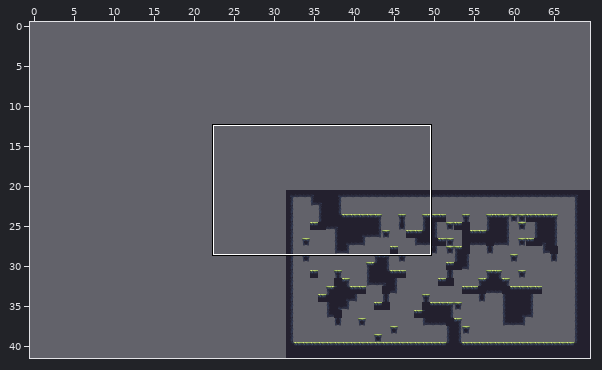
Two states of a Tiled map, Nez.Samples/Content/Platformer/randomMap2.tmx. The first picture is a wide view before the edit; the outline marks the close-up.
Close-up. As it was:
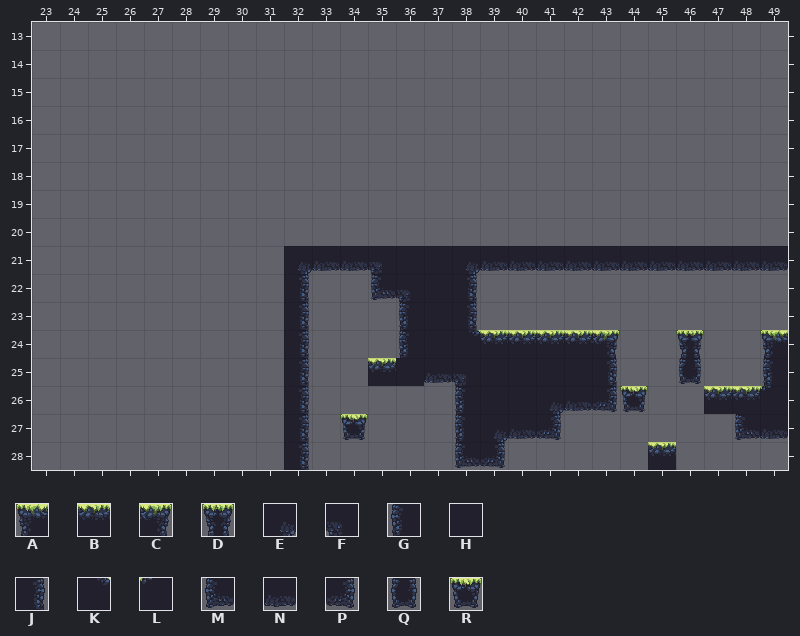
Cells are 32x32 px. Shown: x 23..49, y 13..28. The commit also changed other parts of the map, which this record leaves out. The old version is drawn lined up with the new one.
Key: from "forest_summer_tile_set": A 0, B 1, C 2, D 3, E 4, F 5, G 10, H 11, J 12, K 16, L 17, M 20, N 21, P 22, Q 23, R 33.
_ is an empty cell.
Layer "main" before, first column x 23:
13 ___________________________
14 ___________________________
15 ___________________________
16 ___________________________
17 ___________________________
18 ___________________________
19 ___________________________
20 ___________________________
21 _________ENNFHHENNNNNNNNNNN
22 _________J__MFHJ___________
23 _________J___GHJ___________
24 _________J___GHKBBBBC__D__A
25 _________J__BHNFHHHHJ__Q__G
26 _________J_____GHHENPR__BBL
27 _________J_R___GENP______MN
28 _________J_____MP_____B____
After the commit:
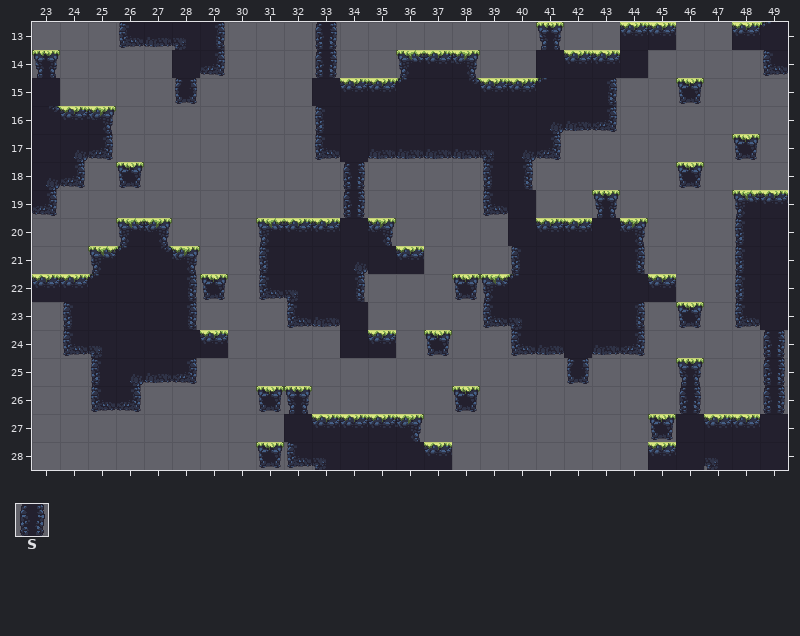
Further tiles: from "forest_summer_tile_set": S 13.
Changes in this commit:
map size 38x21 -> 70x42 cells (old content now starts at 32,21; both pictures use the new coordinates)
Layer "main":
y 13: x 26..29 ____ -> MNFJ; x 33 _ -> S; x 41 _ -> D; x 44..45 __ -> BB; x 48..49 __ -> BL
y 14: x 23 _ -> D; x 28..29 __ -> HP; x 33 _ -> S; x 36..38 ___ -> ABC; x 41..44 ____ -> HBBH; x 49 _ -> M
y 15: x 23 _ -> H; x 28 _ -> Q; x 33..43 ___________ -> HBBLHKBBLHJ; x 46 _ -> R
y 16: x 23..25 ___ -> KBC; x 33..43 ___________ -> GHHHHHHHENP
y 17: x 23..25 ___ -> HEP; x 33..41 _________ -> MHNNNNFEP; x 48 _ -> R
y 18: x 23..24 __ -> EP; x 26 _ -> R; x 34 _ -> S; x 39..40 __ -> GJ; x 46 _ -> R
y 19: x 23 _ -> P; x 34 _ -> S; x 39..40 __ -> MH; x 43 _ -> D; x 48..49 __ -> AB
y 20: x 26..27 __ -> AC; x 31..35 _____ -> ABBHC; x 40..44 _____ -> HBBHC; x 48..49 __ -> GH
y 21: x 25..28 ____ -> ALKC; x 31..49 _ENNFHHENNNNNNNNNNN -> GHHEHB___GHHHJ___GH
y 22: x 23..29 _______ -> BBLHHJR; x 31..45 _J__MFHJ_______ -> MFHJ___RALHHHHB; x 48..49 __ -> GH
y 23: x 24..28 _____ -> GHHHJ; x 32..34 J__ -> MNH; x 36..44 GHJ______ -> ___MFHHHJ; x 46 _ -> R; x 48..49 __ -> MH
y 24: x 24..29 ______ -> MFHHHB; x 32 J -> _; x 34..44 __GHKBBBBC_ -> HB_R__MNHNP; x 46 D -> _; x 49 A -> S
y 25: x 25..28 ____ -> GENP; x 32 J -> _; x 35..43 BHNFHHHHJ -> _______Q_; x 46 Q -> D; x 49 G -> S
y 26: x 25..26 __ -> MP; x 31..32 _J -> RD; x 38..44 GHHENPR -> R______; x 46..49 _BBL -> S__S
y 27: x 32..36 J_R__ -> HBBBC; x 38..41 GENP -> ____; x 45..49 ___MN -> RHBBH
y 28: x 31..39 _J_____MP -> RMFHHHB__; x 46..49 ____ -> HFHH
Boxes around the changes in both close-ups, in picture pixels (x1, y1, x2, y2):
added: (32, 22, 225, 216)
changed: (256, 22, 788, 470)
added: (32, 218, 228, 412)
